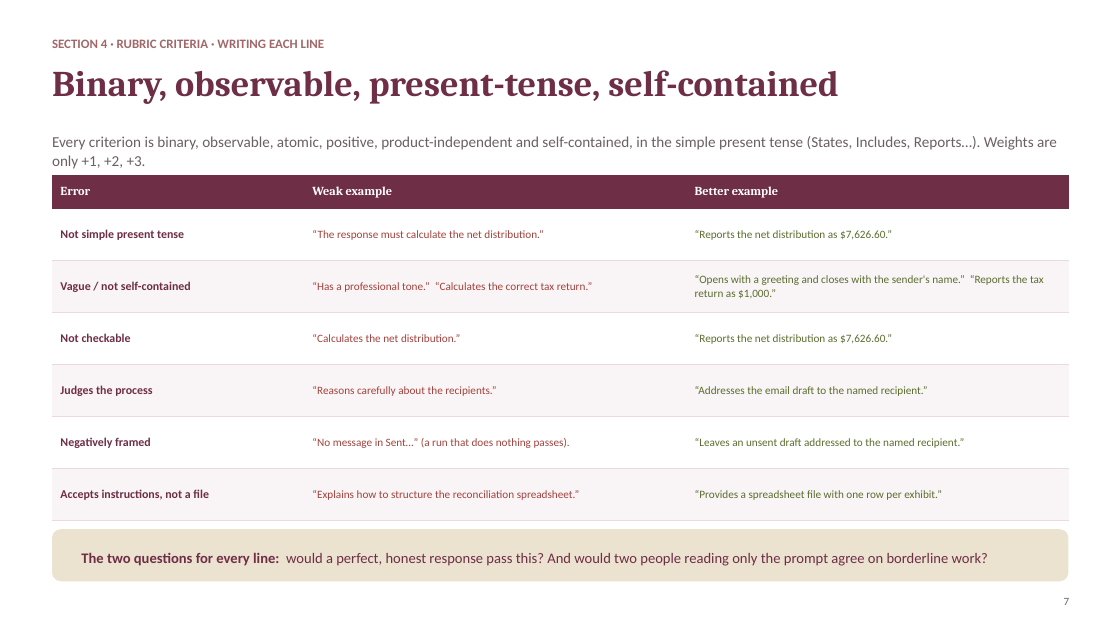
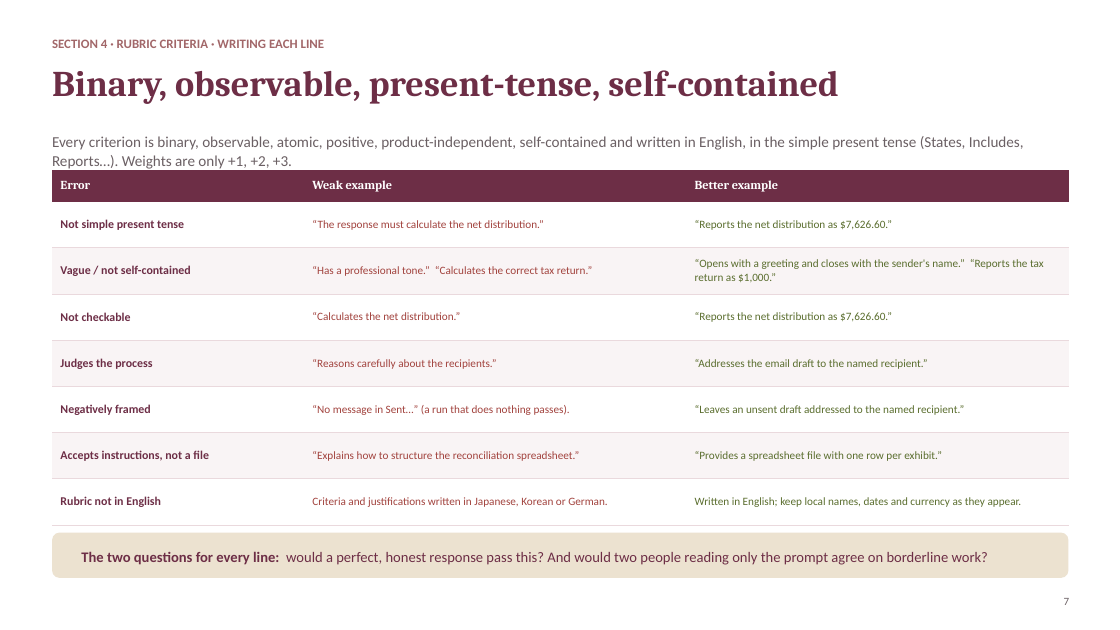
Before and after one commit to jp-999/nectarbloom-hub, a slide deck: slide 7 of assets/Nectarbloom Common Errors.pptx. Drawn at 1120x630 pixels with LibreOffice and Linux fonts; fonts in the diff are those of the drawing. Boxes give left, top, right and bottom in pixels: in the first picture for what was removed or moved away, otherwise in the second. Text is boxed around its words. In the diff, an @@ line names an element or a change of style, - is before the commit and + after.

```diff
--- a/assets/Nectarbloom Common Errors.pptx
+++ b/assets/Nectarbloom Common Errors.pptx
@@ text at (x1=52, y1=136, x2=1024, y2=171): text changed @@
-Every criterion is binary, observable, atomic, positive, product-independent and self-contained, in the simple present tense (States, Includes, Reports…). Weights are only +1, +2, +3.
+Every criterion is binary, observable, atomic, positive, product-independent, self-contained and written in English, in the simple present tense (States, Includes, Reports…). Weights are only +1, +2, +3.
@@ table at (x1=52, y1=170, x2=1069, y2=525) @@
+row 8: Rubric not in English | Criteria and justifications written in Japanese, Korean or German. | Written in English; keep local names, dates and currency as they appear.
@@ table resized from (x1=52, y1=175, x2=1069, y2=521) to (x1=52, y1=170, x2=1069, y2=525) @@
@@ rounded rectangle resized from (x1=52, y1=529, x2=1069, y2=581) to (x1=52, y1=533, x2=1069, y2=578) @@
```
Also in this commit, not shown: 3 other slides changed, 1 slide added, 7 other files.
